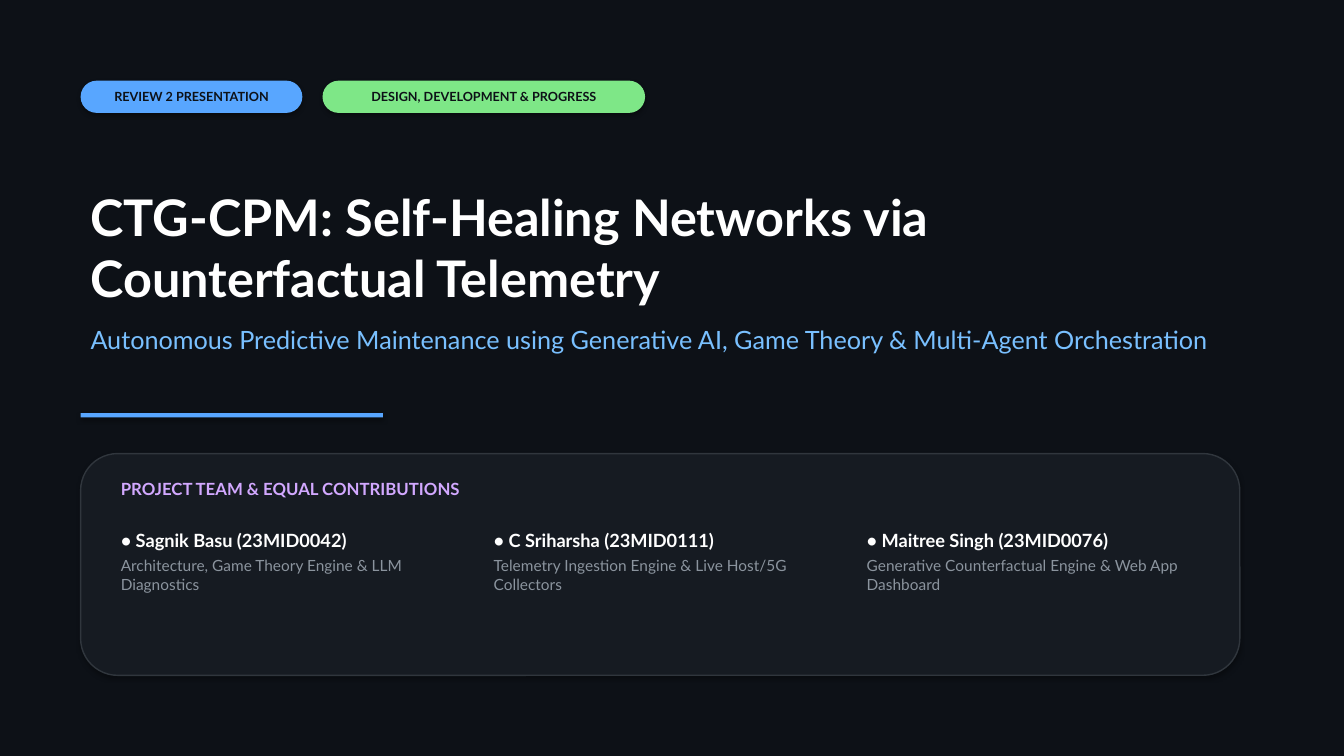
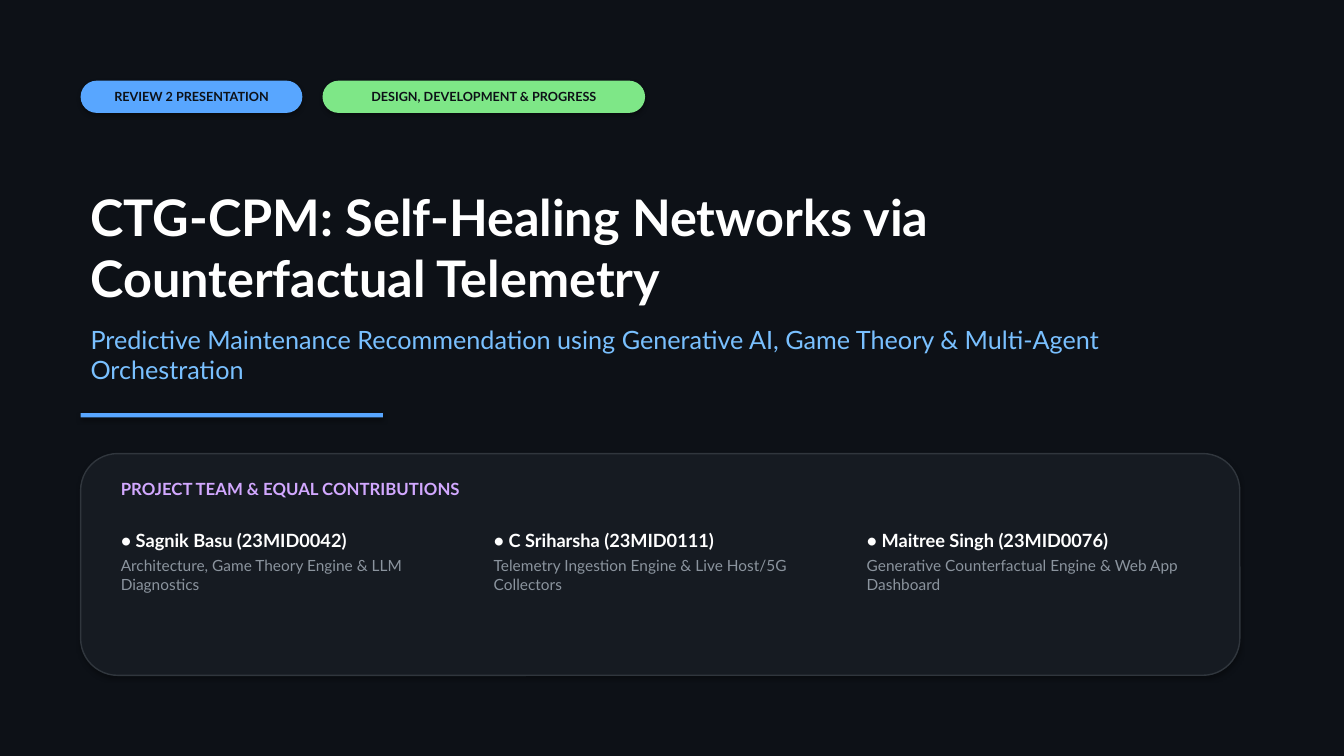
Before and after one commit to sagnikbasutaan2004-source/CTG-CPM-Self-Healing-Networks, a slide deck: slide 1 of CTG-CPM_Review2_Presentation.pptx. Drawn at 1344x756 pixels with LibreOffice and Linux fonts; fonts in the diff are those of the drawing. Boxes give left, top, right and bottom in pixels: in the first picture for what was removed or moved away, otherwise in the second. Text is boxed around its words. In the diff, an @@ line names an element or a change of style, - is before the commit and + after.

Commit message:
fix: remove fabricated claims and wire real dynamic models
- kafka_telemetry_streaming: fix broken NoBrokersAvailable import so real
  Kafka actually connects (was silently disabling Kafka)
- Rename fabricated 'DigitalTwinExecution' task to 'CounterfactualProjection'
  across game_engine, agentic_remediator, test_prototype
- Remove hardcoded/fabricated metrics (MTTR, OPEX savings, 100% pass,
  zero-risk, sub-second deployment, 40% attribution, ad-hoc lifecycle claims)
  from llm_diagnostician, COMPREHENSIVE_SYSTEM_GUIDE, web dashboard,
  and PPT generators; replace with honest measurement/disclosure wording
- Make Shapley root-cause in fallback diagnosis use the actual computed value
- regenerate honest CTG-CPM_Implementation_Plan.pptx and
  CTG-CPM_Review2_Presentation.pptx (add OUTPUT_PPT_PATH env override)
- add train/inference code, trained GraphSAGE GNN & diffusion weights,
  benchmarks, unit tests
- drop accidentally-tracked Word lock file ~$CTG-CPM_Review2_Presentation.pptx

```diff
--- a/CTG-CPM_Review2_Presentation.pptx
+++ b/CTG-CPM_Review2_Presentation.pptx
@@ text at (91, 330, 1099, 380): text changed @@
-Autonomous Predictive Maintenance using Generative AI, Game Theory & Multi-Agent Orchestration
+Predictive Maintenance Recommendation using Generative AI, Game Theory & Multi-Agent Orchestration
```
Also in this commit, not shown: 11 other slides changed, 27 other files.
